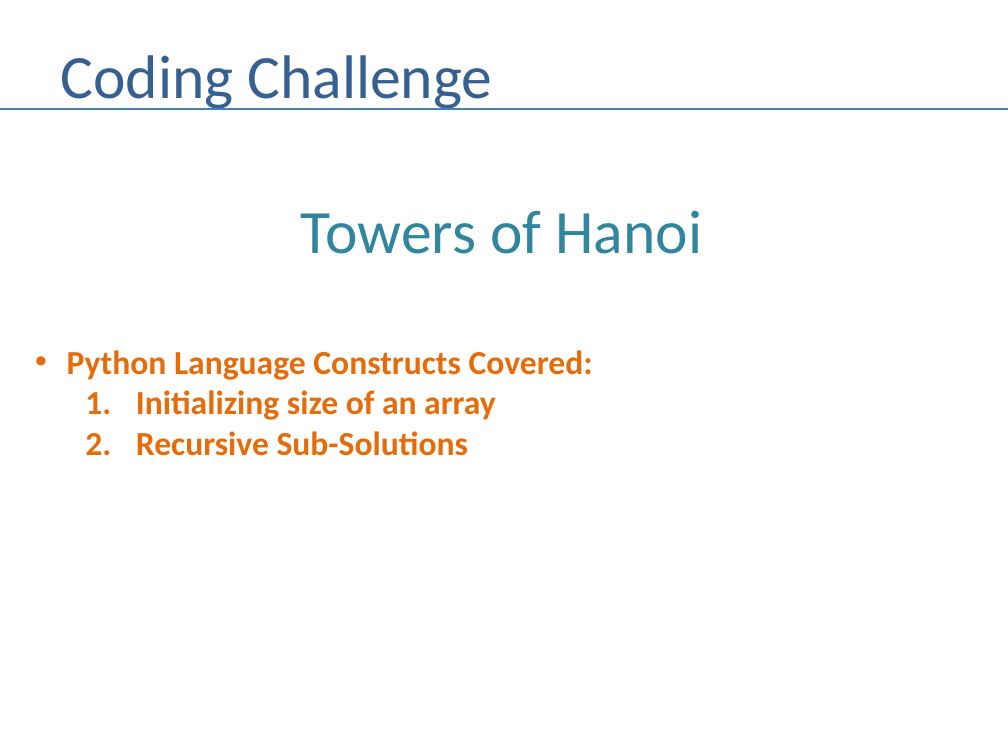
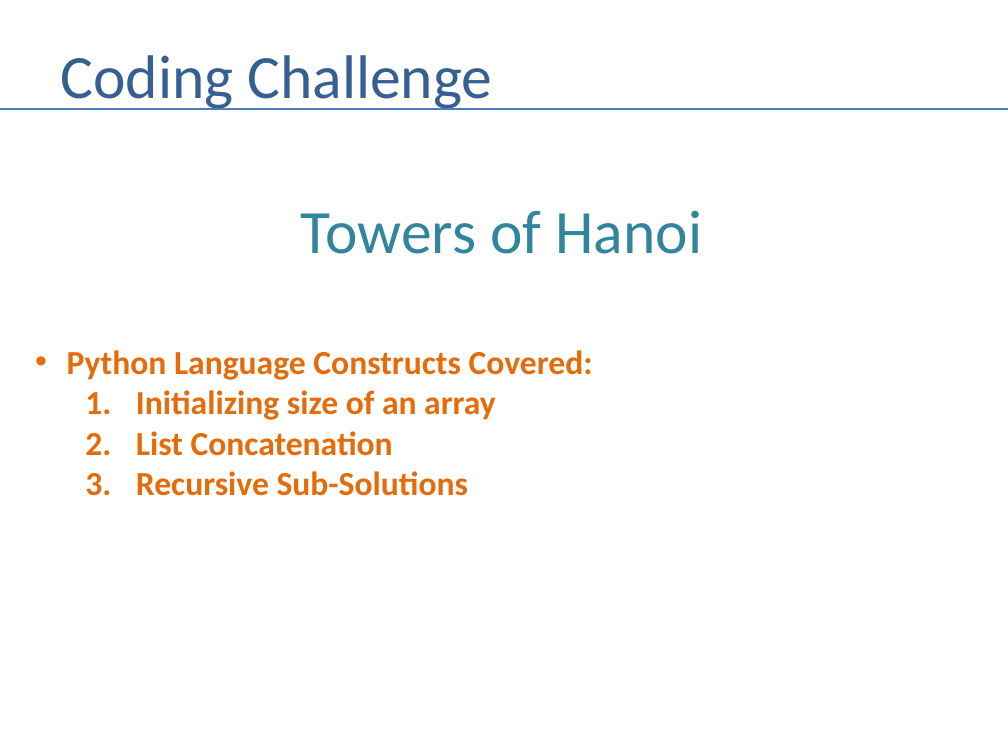
Before and after one commit to andrewferlitsch/Portland-Data-Science-Group, a slide deck: slide 37 of Presentations/Whiteboarding.pptx (slide 34 before the commit). Drawn at 1008x756 pixels with LibreOffice and Linux fonts; fonts in the diff are those of the drawing. Boxes give left, top, right and bottom in pixels: in the first picture for what was removed or moved away, otherwise in the second. Text is boxed around its words. In the diff, an @@ line names an element or a change of style, - is before the commit and + after.

```diff
--- a/Presentations/Whiteboarding.pptx
+++ b/Presentations/Whiteboarding.pptx
@@ text at [136,431,393,456]: paragraph added @@
+  2. List Concatenation
```
Also in this commit, not shown: 10 other slides changed, 6 slides added, 1 slide removed, 4 other files.
